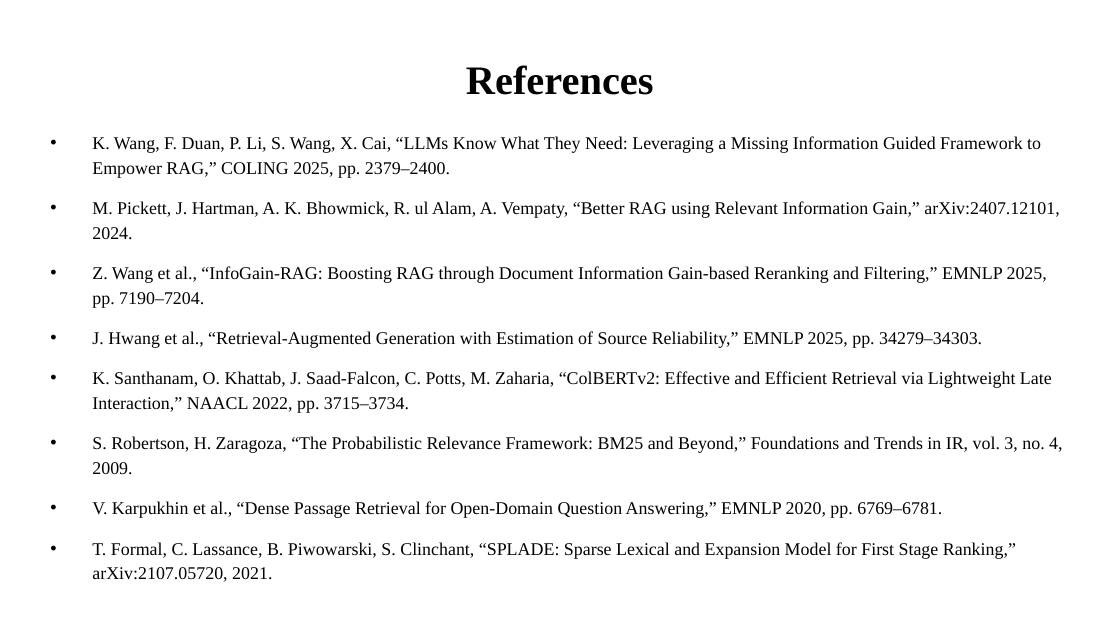
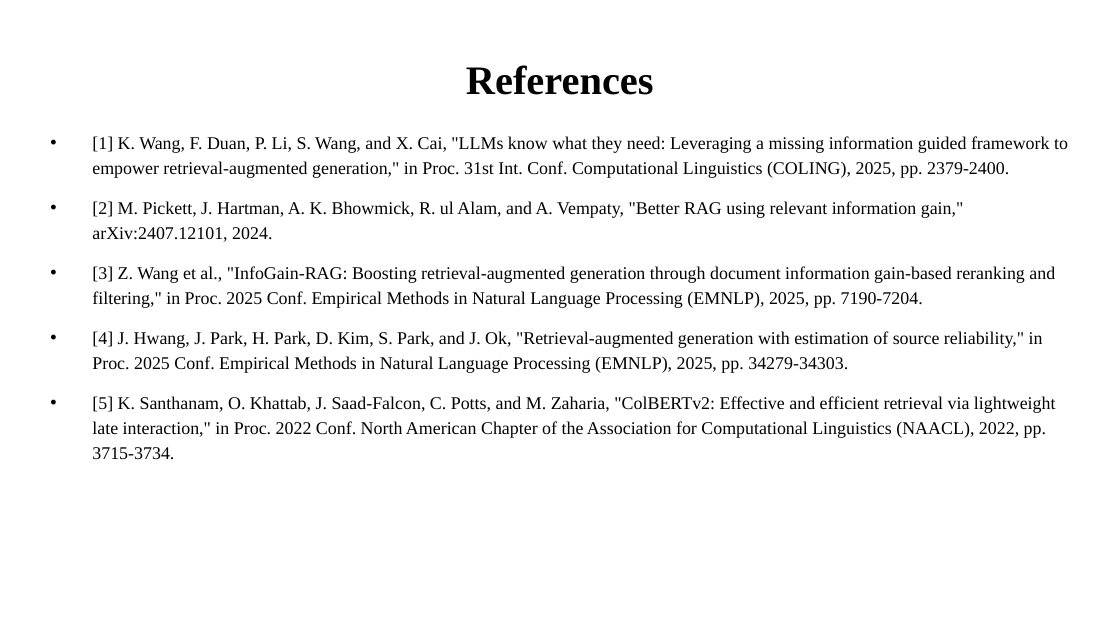
Before and after one commit to KunalDahal/State-Aware-Retrieval, a slide deck: slide 21 of methodology/presentation/ppt1.pptx. Drawn at 1120x630 pixels with LibreOffice and Linux fonts; fonts in the diff are those of the drawing. Boxes give left, top, right and bottom in pixels: in the first picture for what was removed or moved away, otherwise in the second. Text is boxed around its words. In the diff, an @@ line names an element or a change of style, - is before the commit and + after.

```diff
--- a/methodology/presentation/ppt1.pptx
+++ b/methodology/presentation/ppt1.pptx
@@ text at [92,136,1068,459]: text changed @@
-• K. Wang, F. Duan, P. Li, S. Wang, X. Cai, “LLMs Know What They Need: Leveraging a Missing Information Guided Framework to Empower RAG,” COLING 2025, pp. 2379–2400.
-• M. Pickett, J. Hartman, A. K. Bhowmick, R. ul Alam, A. Vempaty, “Better RAG using Relevant Information Gain,” arXiv:2407.12101, 2024.
-• Z. Wang et al., “InfoGain-RAG: Boosting RAG through Document Information Gain-based Reranking and Filtering,” EMNLP 2025, pp. 7190–7204.
-• J. Hwang et al., “Retrieval-Augmented Generation with Estimation of Source Reliability,” EMNLP 2025, pp. 34279–34303.
-• K. Santhanam, O. Khattab, J. Saad-Falcon, C. Potts, M. Zaharia, “ColBERTv2: Effective and Efficient Retrieval via Lightweight Late Interaction,” NAACL 2022, pp. 3715–3734.
-• S. Robertson, H. Zaragoza, “The Probabilistic Relevance Framework: BM25 and Beyond,” Foundations and Trends in IR, vol. 3, no. 4, 2009.
-• V. Karpukhin et al., “Dense Passage Retrieval for Open-Domain Question Answering,” EMNLP 2020, pp. 6769–6781.
-• T. Formal, C. Lassance, B. Piwowarski, S. Clinchant, “SPLADE: Sparse Lexical and Expansion Model for First Stage Ranking,” arXiv:2107.05720, 2021.
+• [1] K. Wang, F. Duan, P. Li, S. Wang, and X. Cai, "LLMs know what they need: Leveraging a missing information guided framework to empower retrieval-augmented generation," in Proc. 31st Int. Conf. Computational Linguistics (COLING), 2025, pp. 2379-2400.
+• [2] M. Pickett, J. Hartman, A. K. Bhowmick, R. ul Alam, and A. Vempaty, "Better RAG using relevant information gain," arXiv:2407.12101, 2024.
+• [3] Z. Wang et al., "InfoGain-RAG: Boosting retrieval-augmented generation through document information gain-based reranking and filtering," in Proc. 2025 Conf. Empirical Methods in Natural Language Processing (EMNLP), 2025, pp. 7190-7204.
+• [4] J. Hwang, J. Park, H. Park, D. Kim, S. Park, and J. Ok, "Retrieval-augmented generation with estimation of source reliability," in Proc. 2025 Conf. Empirical Methods in Natural Language Processing (EMNLP), 2025, pp. 34279-34303.
+• [5] K. Santhanam, O. Khattab, J. Saad-Falcon, C. Potts, and M. Zaharia, "ColBERTv2: Effective and efficient retrieval via lightweight late interaction," in Proc. 2022 Conf. North American Chapter of the Association for Computational Linguistics (NAACL), 2022, pp. 3715-3734.
```
Also in this commit, not shown: 17 other slides changed, 1 other file.
